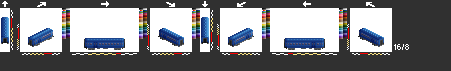
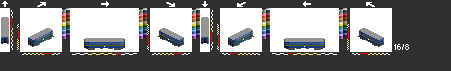
Two versions of the same layered image (451 x 71). Layer-by-layer changes:
added layer "ljp76" above "hfhjc613" over left=1, top=17, right=384, bottom=47
added layer "cl" above "bdg" over left=1, top=17, right=384, bottom=49
hid "bdg" over left=1, top=17, right=384, bottom=49
